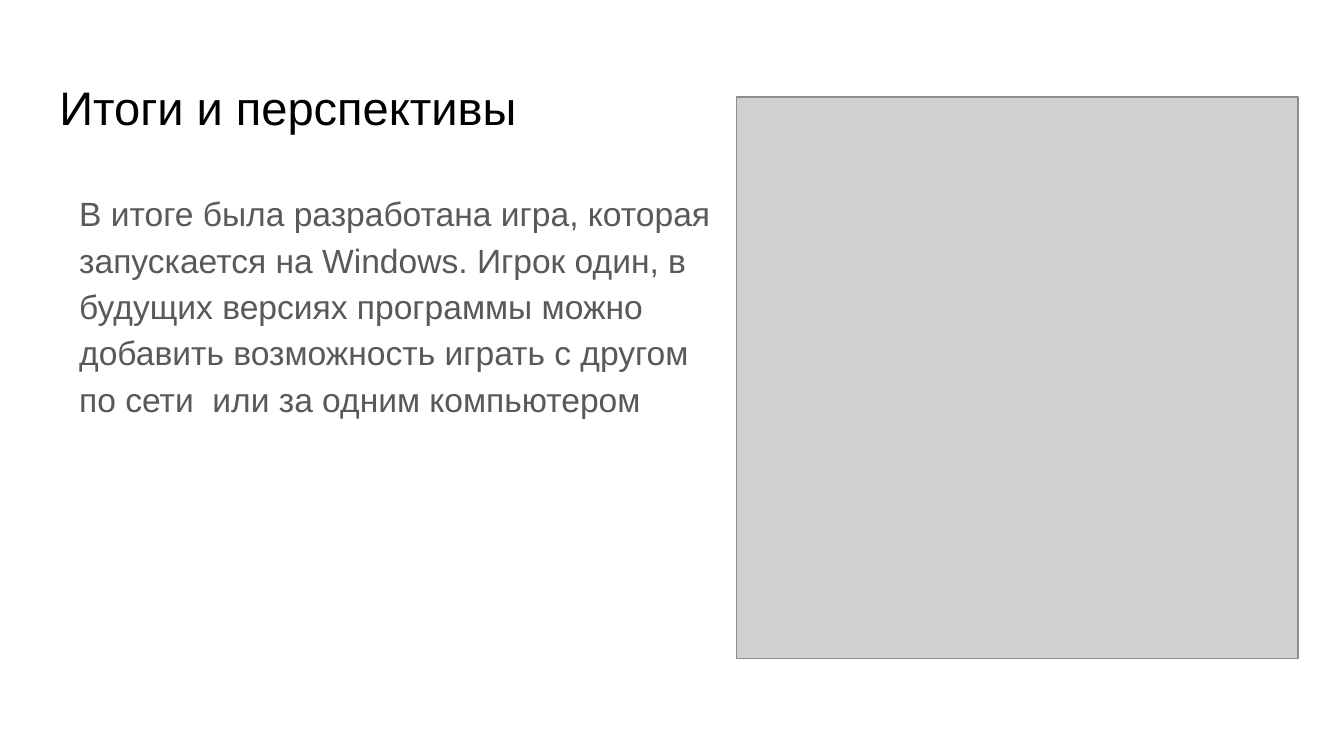
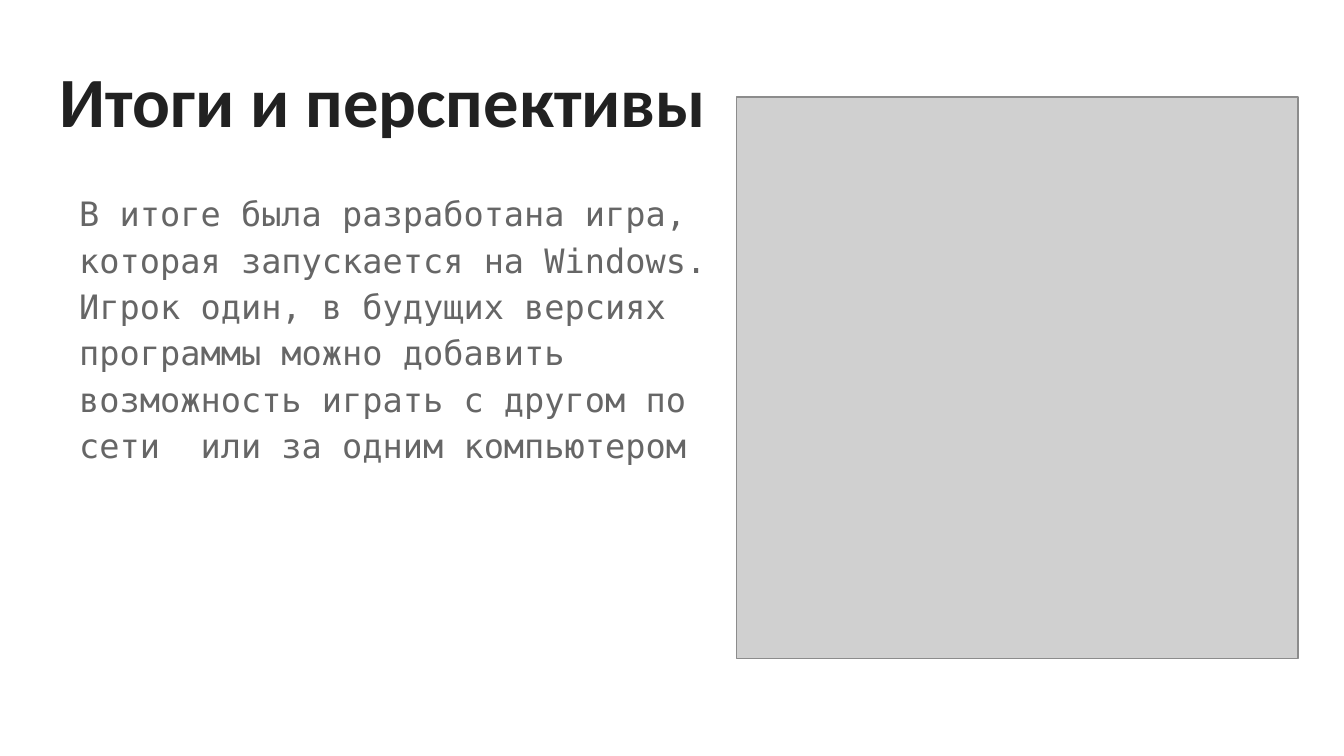
Before and after one commit to Rorepaper/Battleshipsy, a slide deck: slide 4 of Battleships/Презентация.pptx. Drawn at 1344x756 pixels with LibreOffice and Linux fonts; fonts in the diff are those of the drawing; grey boxes stand for pictures. Boxes give left, top, right and bottom in pixels: in the first picture for what was removed or moved away, otherwise in the second. Text is boxed around its words. In the diff, an @@ line names an element or a change of style, - is before the commit and + after.

```diff
--- a/Battleships/Презентация.pptx
+++ b/Battleships/Презентация.pptx
@@ title "Итоги и перспективы": place and size @@
-title "Итоги и перспективы" at [59,92,516,134]
+title "Итоги и перспективы" at [59,81,705,138]
@@ title "Итоги и перспективы" at [59,81,705,138]: size 25.2 to 37.8 pt, font Arial to Calibri, text colour #000000 to #212121, bold on @@
@@ text "В итоге была разработана игра, ..." at [79,200,706,465]: font Arial to DejaVu Sans Mono, text colour #595959 to #666666 @@
```
Also in this commit, not shown: 3 other slides changed.
